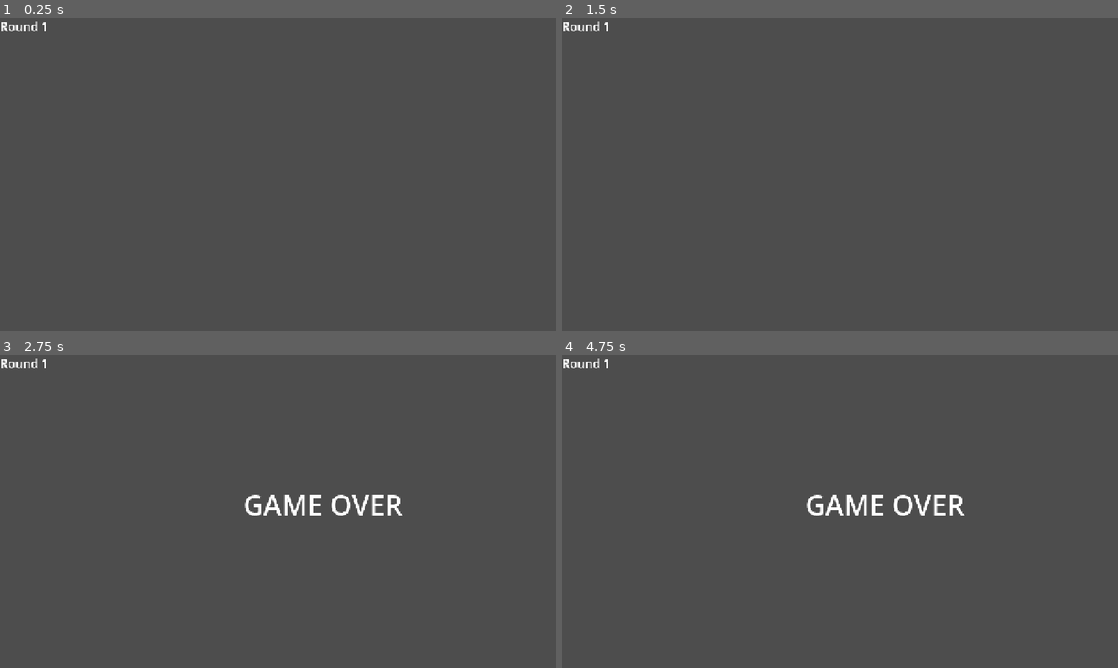
Above: before the commit, frames 1-4 (two rows, left to right).
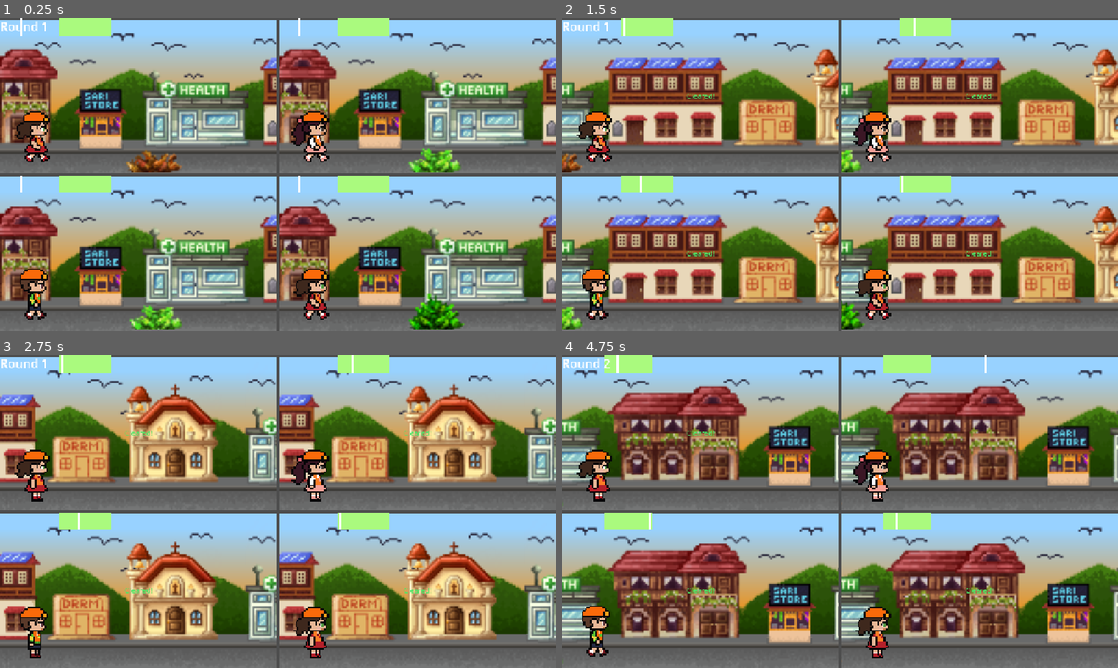
Above: after the commit, the same moments.

Repository: Zephyrdoestech/Pinoy-Party
Game: Godot game, scene res://scenes/minigames/LuksongBaka/luksong_baka.tscn
Same seed, same stepped clock (60 frames per second), same inputs: the game is played once before the commit and once after it. This scene is started directly instead of the project's main scene.
Inputs (mouse positions are in pixels of both pictures, inside the frame that each line leads up to):
- Up to frame 1 (0.25 s): no input
- Up to frame 2 (1.5 s): tap Enter (ui_accept) at 0.5 s; move the mouse to (962, 158) at 0.52 s; hold D (move_right) from 0.53 s (still down); tap Space (jump) at 0.77 s; move the mouse to (728, 190) at 1.27 s
- Up to frame 3 (2.75 s): tap Space (jump) at 1.52 s; move the mouse to (333, 442) at 2.02 s; release D (move_right) at 2.03 s; hold A (move_left) from 2.03 s (still down)
- Up to frame 4 (4.75 s): move the mouse to (812, 574) at 2.77 s; release A (move_left) at 2.78 s; hold D (move_right) 2.78-4.28 s; tap Space (jump) at 3.02, 3.77, 4.52 s; move the mouse to (1006, 558) at 3.52 s; move the mouse to (673, 464) at 4.27 s; hold A (move_left) from 4.28 s (still down)

The runs differ from the first frame. In frame 1, 88% of the frame differs, in the area x 0-100%, y 0-100%; in frame 2, 88%; in frame 3, 89%; in frame 4, 88%.
Error before the commit: Cannot call method 'get_children' on a null value. (res://scenes/minigames/LuksongBaka/luksong_baka.gd:458)

Commit message:
Fix LuksongBaka missing SplitscreenGrid node

Diff:
--- a/pinoy-party/scenes/minigames/LuksongBaka/LuksongBaka.tscn
+++ /dev/null
@@ -1,45 +0,0 @@
-[gd_scene load_steps=0 format=3 uid="uid://b3g0jbhmeyh5v"]
-
-[ext_resource type="Script" uid="uid://752x48f588ww" path="res://scenes/minigames/LuksongBaka/luksong_baka.gd" id="1_3p3bn"]
-
-[node name="LuksongBaka" type="Node2D" unique_id=763183193]
-script = ExtResource("1_3p3bn")
-
-[node name="SplitscreenGrid" type="GridContainer" parent="." unique_id=1276076641]
-anchors_preset = 15
-anchor_right = 1.0
-anchor_bottom = 1.0
-offset_right = 1280.0
-offset_bottom = 720.0
-grow_horizontal = 2
-grow_vertical = 2
-columns = 2
-
-[node name="UI" type="CanvasLayer" parent="." unique_id=649026699]
-
-[node name="RoundLabel" type="Label" parent="UI" unique_id=1518793290]
-anchors_preset = 8
-anchor_left = 0.5
-anchor_top = 0.5
-anchor_right = 0.5
-anchor_bottom = 0.5
-offset_left = -20.0
-offset_top = -11.5
-offset_right = 20.0
-offset_bottom = 11.5
-grow_horizontal = 2
-grow_vertical = 2
-size_flags_horizontal = 4
-
-[node name="CountdownLabel" type="Label" parent="UI" unique_id=1930423118]
-anchors_preset = 8
-anchor_left = 0.5
-anchor_top = 0.5
-anchor_right = 0.5
-anchor_bottom = 0.5
-offset_left = -20.0
-offset_top = -11.5
-offset_right = 20.0
-offset_bottom = 11.5
-grow_horizontal = 2
-grow_vertical = 2
--- a/pinoy-party/scenes/minigames/LuksongBaka/luksong_baka.tscn
+++ b/pinoy-party/scenes/minigames/LuksongBaka/luksong_baka.tscn
@@ -5,7 +5,15 @@
 [node name="LuksongBaka" type="Node2D" unique_id=763183193]
 script = ExtResource("1_3p3bn")
 
-[node name="PlayerBars" type="Node2D" parent="." unique_id=201911334]
+[node name="SplitscreenGrid" type="GridContainer" parent="." unique_id=1276076641]
+anchors_preset = 15
+anchor_right = 1.0
+anchor_bottom = 1.0
+offset_right = 1280.0
+offset_bottom = 720.0
+grow_horizontal = 2
+grow_vertical = 2
+columns = 2
 
 [node name="UI" type="CanvasLayer" parent="." unique_id=649026699]
 
